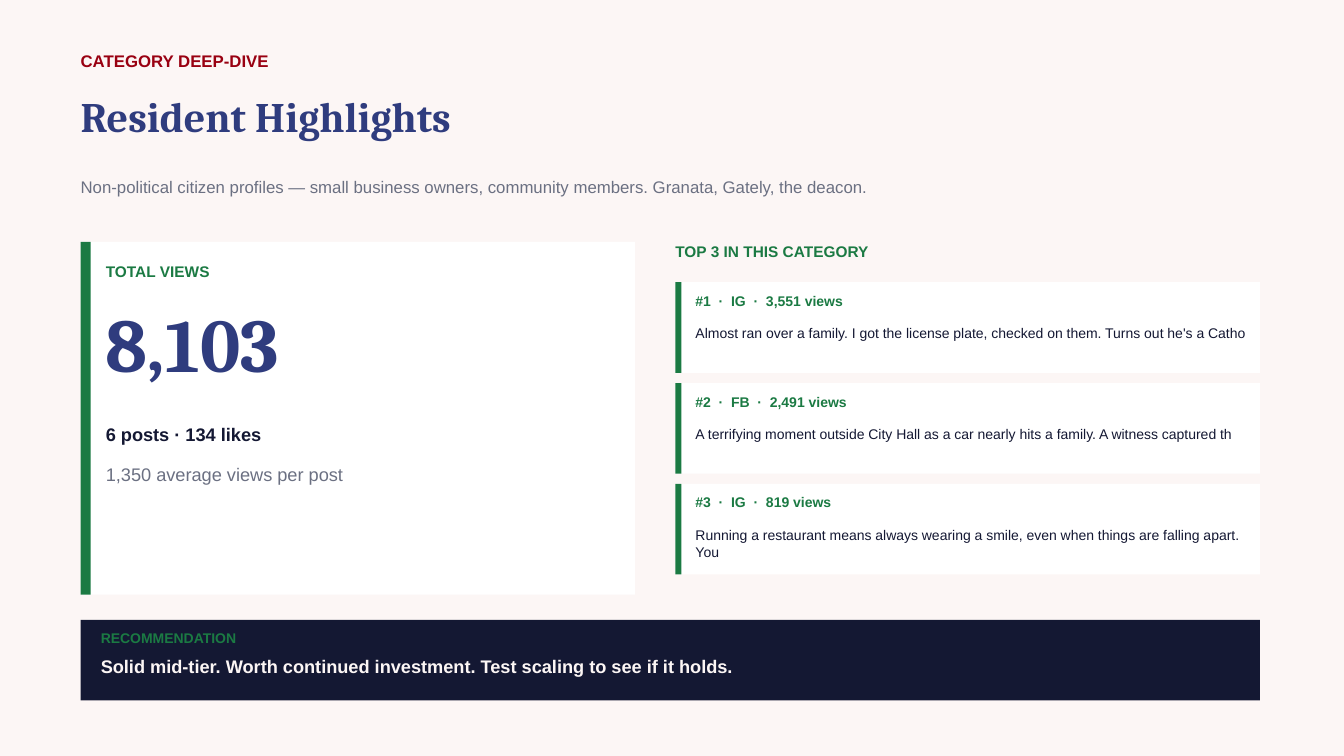
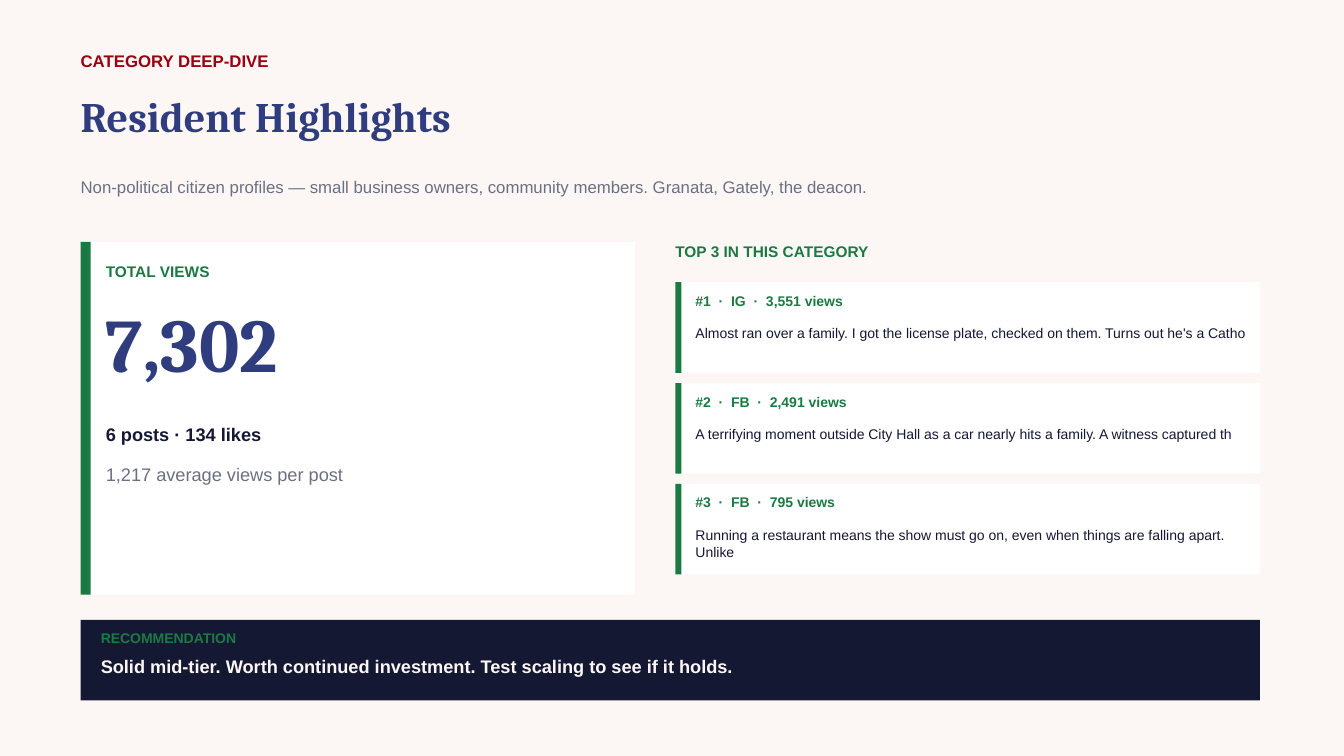
Before and after one commit to zvmmer/talking-downey-kpis, a slide deck: slide 10 of SPONSOR_CONTENT_REPORT.pptx. Drawn at 1344x756 pixels with LibreOffice and Linux fonts; fonts in the diff are those of the drawing. Boxes give left, top, right and bottom in pixels: in the first picture for what was removed or moved away, otherwise in the second. Text is boxed around its words. In the diff, an @@ line names an element or a change of style, - is before the commit and + after.

```diff
--- a/SPONSOR_CONTENT_REPORT.pptx
+++ b/SPONSOR_CONTENT_REPORT.pptx
@@ text at [106,320,278,383]: text changed @@
-8,103
+7,302
@@ text at [106,468,343,485]: text changed @@
-1,350 average views per post
+1,217 average views per post
@@ text at [695,497,835,507]: text changed @@
-#3 · IG · 819 views
+#3 · FB · 795 views
@@ text at [695,530,1225,557]: text changed @@
-Running a restaurant means always wearing a smile, even when things are falling apart. You
+Running a restaurant means the show must go on, even when things are falling apart. Unlike
```
Also in this commit, not shown: 12 other slides changed, 5 other files.
